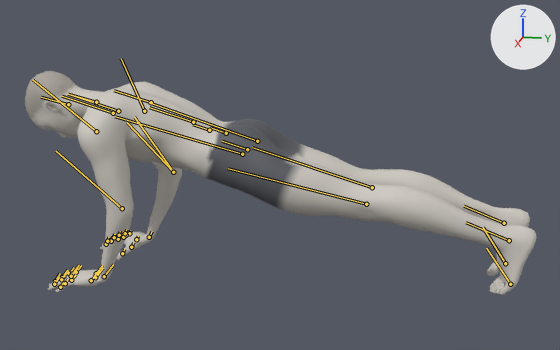
The glTF model exports/push-up-to-side-plank.glb as it was, and as the next commit left it.
The view is the same before and after, from a 50 mm camera at (2.546, 0.58, 0.994) aimed at (-0.009, 0.069, 0.356). Arrows for +X, +Y and +Z are at upper right; the lights stay in place. The older version comes first. Both versions are drawn at frame 0 of the action 'push-up-to-side-plank'; the numbers are the values there. The bones that change, and the others that lie on the model, are drawn over the model as lines.
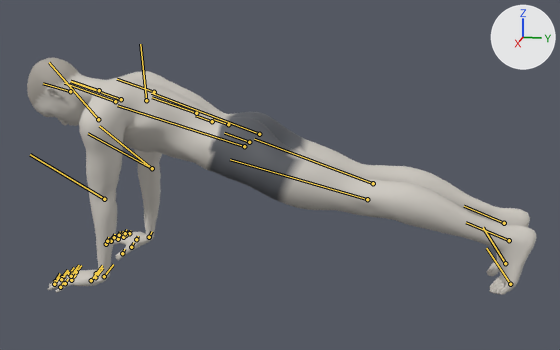
Location of each change, [x1, y1, x2, y2] in pixels of the pictures (560 x 350 px):
'Mesh_0', posed (6% taller): before [25, 71, 537, 295]; after [27, 57, 537, 295]
bone 'pelvis', root to tip: before (247, 149) to (222, 141); after (249, 142) to (224, 133)
bone 'upperarm_l', root to tip: before (96, 131) to (32, 79); after (98, 119) to (49, 62)
bone 'lowerarm_l', root to tip: before (122, 208) to (56, 151); after (104, 199) to (30, 154)
bone 'upperarm_r', root to tip: before (144, 111) to (121, 58); after (146, 100) to (140, 44)
bone 'lowerarm_r', root to tip: before (173, 172) to (134, 117); after (152, 168) to (99, 126)

The edits, one by one:
Bone 'pelvis' (bone_pelvis) moves from (0.038, -0.536, 0.0) to (0.031, -0.509, 0.0).
Bone 'pelvis' (bone_pelvis) turns from (0, 0, -74) to (0, 0, -72) degrees about its own x, y and z.
Bone 'upperarm_l' (bone_upperarm_l) turns from (-26, -17, 48) to (-33, -21, 67) degrees about its own x, y and z.
Bone 'lowerarm_l' (bone_lowerarm_l) turns from (11, -8, -12) to (0, 14, -42) degrees about its own x, y and z.
Bone 'hand_l' (bone_hand_l) turns from (84, -15, 20) to (83, -25, 35) degrees about its own x, y and z.
Bone 'upperarm_r' (bone_upperarm_r) turns from (26, 17, 48) to (33, 21, 67) degrees about its own x, y and z.
Bone 'lowerarm_r' (bone_lowerarm_r) turns from (-11, 8, -12) to (0, -14, -42) degrees about its own x, y and z.
Bone 'hand_r' (bone_hand_r) turns from (-84, 15, 20) to (-83, 25, 35) degrees about its own x, y and z.
